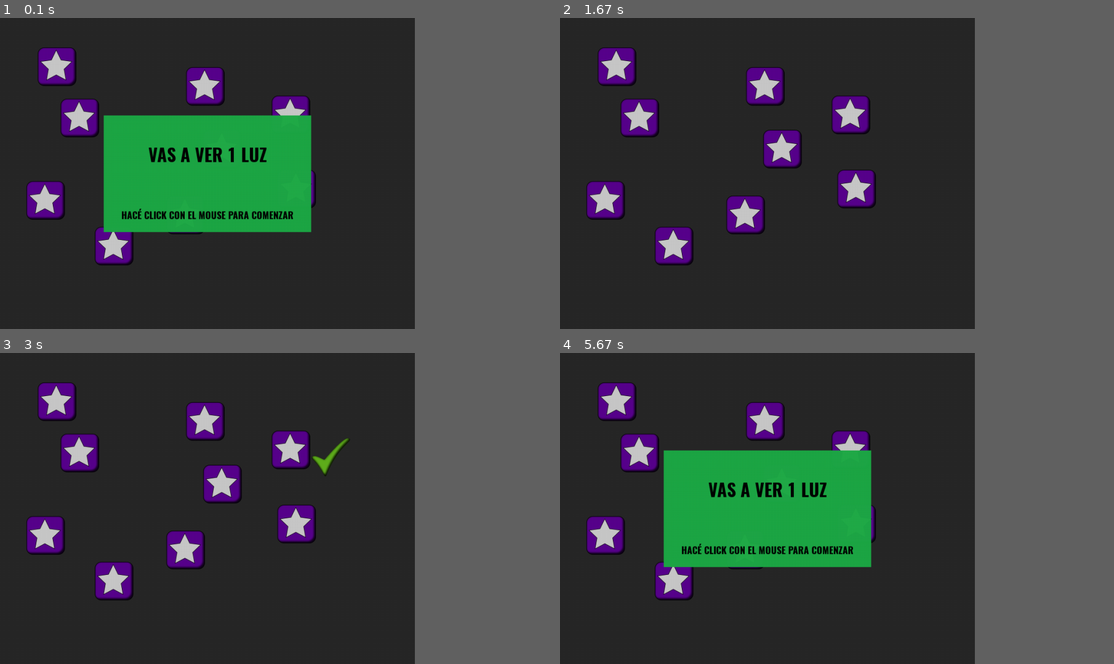
Above: before the commit, frames 1-4 (two rows, left to right).
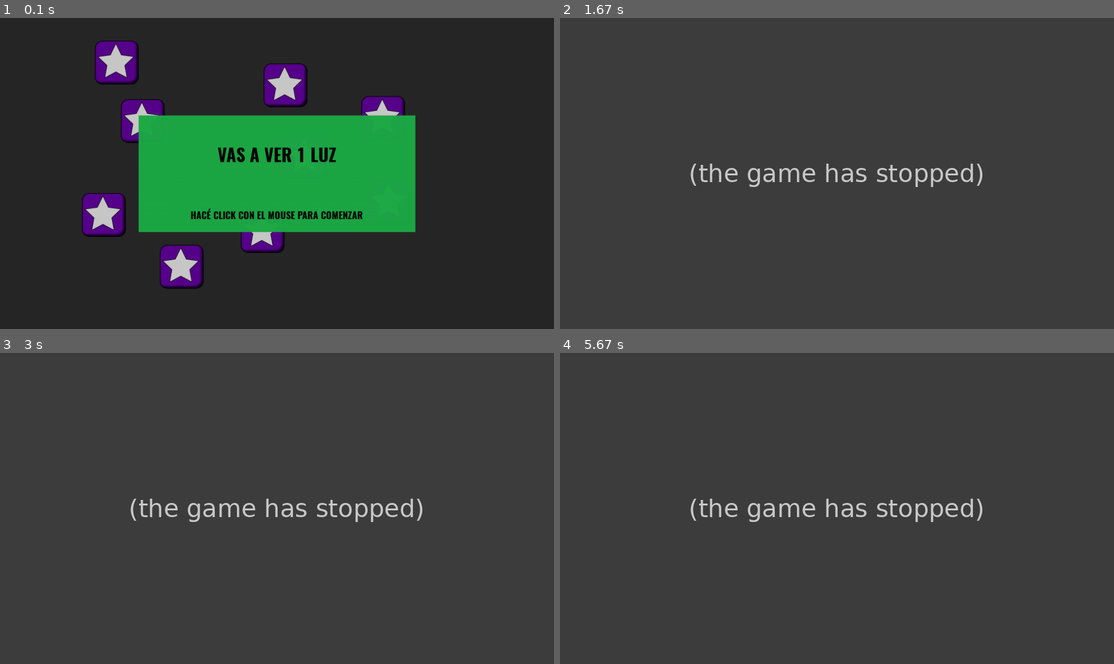
Above: after the commit, the same moments.

Repository: matiaslopez/pygame-corsi
Game: pygame game, started from corsi/src/main.py
The game is run twice, just before and just after one commit, with the same random seed, the same clock (stepped at 60 frames per second) and the same inputs. The source is Python 2; it was converted automatically to run under Python 3.
Inputs (mouse positions are in pixels of both pictures, inside the frame that each line leads up to):
- Up to frame 1 (0.1 s): no input
- Up to frame 2 (1.67 s): press the mouse at (615, 142) at 0.37 s; move the mouse to (654, 195) at 0.47 s; release the mouse at (692, 245) at 0.6 s
- Up to frame 3 (3 s): no input
- Up to frame 4 (5.67 s): press the mouse at (764, 421) at 3.27 s; move the mouse to (720, 415) at 3.37 s; release the mouse at (681, 408) at 3.5 s; press the mouse at (637, 452) at 3.6 s; move the mouse to (770, 464) at 3.7 s; release the mouse at (903, 477) at 3.83 s
In our replay, the window is 674x506 before the commit and 900x506 after it. These sizes can differ from the game's own. Grey fills any space a smaller window leaves; there, only what the larger window draws over its background counts as a difference.

The runs differ from the first frame. In frame 1, 20% of the frame differs, in the area x 4-75%, y 7-87%; in frame 2, 8.9%; in frame 3, 9.1%; in frame 4, 19%.
Error after the commit: TypeError: FileLogger.log_trial_start() takes 3 positional arguments but 4 were given (Trial...; the game stopped at 0.37 s (later frames are placeholders)

Commit message:
Corsi up to date

Diff:
--- a/corsi/src/Corsi.py
+++ b/corsi/src/Corsi.py
@@ -74,7 +74,8 @@
             "click_num","box_name","expected_box_name","time","correct","x","y"]
         self.write_down(str_store)
 
-        str_store = ["RESULT","Date","trial_id","was_correct","number_of_box_clicked"]
+        str_store = ["RESULT","Date","trial_id","was_correct","number_of_box_clicked",
+            "number_of_clicks", "expected_sequence", "result_sequence"]
         self.write_down(str_store)
 
         str_store = ["TRIAL START","Date","trial_id","sequence", "Feedback"]
@@ -86,6 +87,7 @@
         str_store.append("CLICK")
         str_store.append(str(datetime.datetime.today().strftime("[%Y-%m-%d %H.%M.%S] ")))
         str_store.append(str(trial_id))
+        str_store.append(str(box_clicked_num))
         str_store.append(str(click_num))
         str_store.append(str(box_name))
         str_store.append(str(expected_box_name))
@@ -96,22 +98,27 @@
 
         self.write_down(str_store)
 
-    def log_trial_result(self, trial_id, correct, box_clicked_num):
+    def log_trial_result(self, trial_id, correct, box_clicked_num,
+                number_of_clicks, expected_sequence, result_sequence):
         str_store = []
         str_store.append("RESULT")
         str_store.append(str(datetime.datetime.today().strftime("[%Y-%m-%d %H.%M.%S] ")))
         str_store.append(str(trial_id))
         str_store.append(str(correct))
         str_store.append(str(box_clicked_num))
-
-        self.write_down(str_store)
-
-    def log_trial_start(self, trial_id, sequence):
+        str_store.append(str(number_of_clicks))
+        str_store.append(str(expected_sequence))
+        str_store.append(str(result_sequence))
+
+        self.write_down(str_store)
+
+    def log_trial_start(self, trial_id, sequence, feedback):
         str_store = []
         str_store.append("TRIAL START")
         str_store.append(str(datetime.datetime.today().strftime("[%Y-%m-%d %H.%M.%S] ")))
         str_store.append(str(trial_id))
         str_store.append(str(sequence))
+        str_store.append(str(feedback))
 
         self.write_down(str_store)
 
--- a/corsi/src/inc/Box.py
+++ b/corsi/src/inc/Box.py
@@ -26,16 +26,17 @@
 
     def set(self):
         SIDE = pygame.display.get_surface().get_rect().width
+        SIDE = pygame.display.get_surface().get_rect().height/6
         self.image_on = pygame.image.load("./imgs/box-on.png").convert_alpha()
         self.image_off = pygame.image.load("./imgs/box-off.png").convert_alpha()
 
-        self.image_on = pygame.transform.smoothscale(self.image_on, (SIDE/9,SIDE/9))
-        self.image_off = pygame.transform.smoothscale(self.image_off, (SIDE/9,SIDE/9))
+        self.image_on = pygame.transform.smoothscale(self.image_on, (SIDE,SIDE))
+        self.image_off = pygame.transform.smoothscale(self.image_off, (SIDE,SIDE))
         self.image = self.image_off
         self.rect = self.image.get_rect()
 
         (x, y) = self.position
-        self.rect.center = (x * (self.image.get_width() * 1.25), y * (self.image.get_height()* 1.25))
+        self.rect.center = (x * (self.image.get_width() * 1.25) + 100, y * (self.image.get_height()* 1.25) - 20)
         self.is_on = False
 
     def on(self):
--- a/corsi/src/inc/ExpRunner.py
+++ b/corsi/src/inc/ExpRunner.py
@@ -23,11 +23,12 @@
         self.num_consecutive_lost = 0
         self.waiting = True
 
-    def next_trial(self, correct):
-        if correct:
-            self.num_consecutive_lost = 0
-        else:
-            self.num_consecutive_lost += 1
+    def next_trial(self, correct, feedback=False):
+        if not feedback:
+            if correct:
+                self.num_consecutive_lost = 0
+            else:
+                self.num_consecutive_lost += 1
 
         # print "NEXT - Num consecutive_lost", self.num_consecutive_lost
 
--- a/corsi/src/inc/ImageMessage.py
+++ b/corsi/src/inc/ImageMessage.py
@@ -32,17 +32,18 @@
     def __init__(self):
         ImageMessage.__init__(self, "check-unpressed.png")
         SIDE = pygame.display.get_surface().get_rect().width
+        SIDE = pygame.display.get_surface().get_rect().height/6
 
         self.image_unpressed = self.image
         self.image_pressed = pygame.image.load("./imgs/check-pressed.png").convert_alpha()
 
 
-        self.image_unpressed = pygame.transform.smoothscale(self.image_unpressed, (SIDE/9,SIDE/9))
-        self.image_pressed = pygame.transform.smoothscale(self.image_pressed, (SIDE/9,SIDE/9))
+        self.image_unpressed = pygame.transform.smoothscale(self.image_unpressed, (SIDE,SIDE))
+        self.image_pressed = pygame.transform.smoothscale(self.image_pressed, (SIDE,SIDE))
 
         self.image = self.image_unpressed
-        # self.rect.center = (7.5 * (self.image.get_width() * 1.25), 5.8 * (self.image.get_height()* 1.25))
-        self.rect.center = (7 * (self.image.get_width() * 1.25), 3 * (self.image.get_height()* 1.25))
+        self.rect.center = (8.5 * (self.image.get_width() * 1.25), 5 * (self.image.get_height()* 1.25))
+        # self.rect.center = (7.5 * (self.image.get_width() * 1.25), 6 * (self.image.get_height()* 1.25))
 
     def set_callback(self, callback):
         self.callback = callback
--- a/corsi/src/inc/Properties.py
+++ b/corsi/src/inc/Properties.py
@@ -9,6 +9,7 @@
     SCREEN_RES = pygame.display.get_surface().get_size()
 else:
     SCREEN_RES = (800, 600)
+    SCREEN_RES = (1067, 600)
     # SCREEN_RES = (1200, 900)
     # SCREEN_RES = (1500, 750)
 
--- a/corsi/src/inc/Trial.py
+++ b/corsi/src/inc/Trial.py
@@ -29,7 +29,7 @@
         self.unsuscribe_box = unsuscribe_box
 
     def start(self, trial_name ,sequence, feedback):
-        print "sequence: ", sequence
+        # print "sequence: ", sequence
         self.state = INIT
         self.trial_name  = trial_name
         self.sequence = list(sequence)
@@ -38,7 +38,8 @@
         self.running = True
         self.feedback = feedback
         self.correct_answer = True
-        self.logger.log_trial_start(self.trial_name, sequence)
+        self.current_answer = ""
+        self.logger.log_trial_start(self.trial_name, sequence, feedback)
         # self.logger.
 
     def usr_answer(self, box_name, pos):
@@ -48,11 +49,13 @@
             delta = current_milli_time() - self.init_time
             correct = None
             self.click_num += 1
-            expected_box_name = self.sequence[min(self.box_clicked_num, len(self.sequence)-1)]
+            # expected_box_name = self.sequence[min(self.box_clicked_num, len(self.sequence)-1)]
+            expected_box_name = self.sequence[self.box_clicked_num] if self.box_clicked_num < len(self.sequence) else "-"
             if box_name is not None:
                 if self.box_clicked_num < len(self.sequence):
                     correct = box_name == expected_box_name
                     self.correct_answer &=  correct
+                    self.current_answer += box_name
                     # print "CORRECT" if correct else "INCORRECT"
                 self.box_clicked_num += 1
             # print "ANSWER in: ", delta
@@ -84,7 +87,7 @@
         elif self.state == ANSW:
             self.change_to_active_mode(False)
             if self.feedback:
-                print "Showing feedback"
+                # print "Showing feedback"
                 self.state = FEEDBACK
                 correct = self.correct_answer & (self.box_clicked_num == len(self.sequence))
                 if correct:
@@ -101,8 +104,9 @@
             # print "Summary, self.correct_answer", self.correct_answer
             # print "All clicked: ", self.box_clicked_num == len(self.sequence)
             correct = self.correct_answer & (self.box_clicked_num == len(self.sequence))
-            self.logger.log_trial_result(self.trial_name, "CORRECT" if correct else "INCORRECT", self.box_clicked_num)
-            self.handle_end(correct)
+            self.logger.log_trial_result(self.trial_name, "CORRECT" if correct else "INCORRECT", self.box_clicked_num,
+                self.click_num, "".join(self.sequence), self.current_answer)
+            self.handle_end(correct, self.feedback)
         # print " - new state: ", self.state
 
 
--- a/corsi/src/input.json
+++ b/corsi/src/input.json
@@ -1,9 +1,9 @@
 {
     "properties": {
         "tprev": 500,
-        "tstim": 700,
-        "tinterstim": 500,
-        "tansweron": 500,
+        "tstim": 1500,
+        "tinterstim": 750,
+        "tansweron": 800,
         "tfeedback": 1500
     },
     "box_positions": {
Not shown, changed: corsi/src/dist.zip
